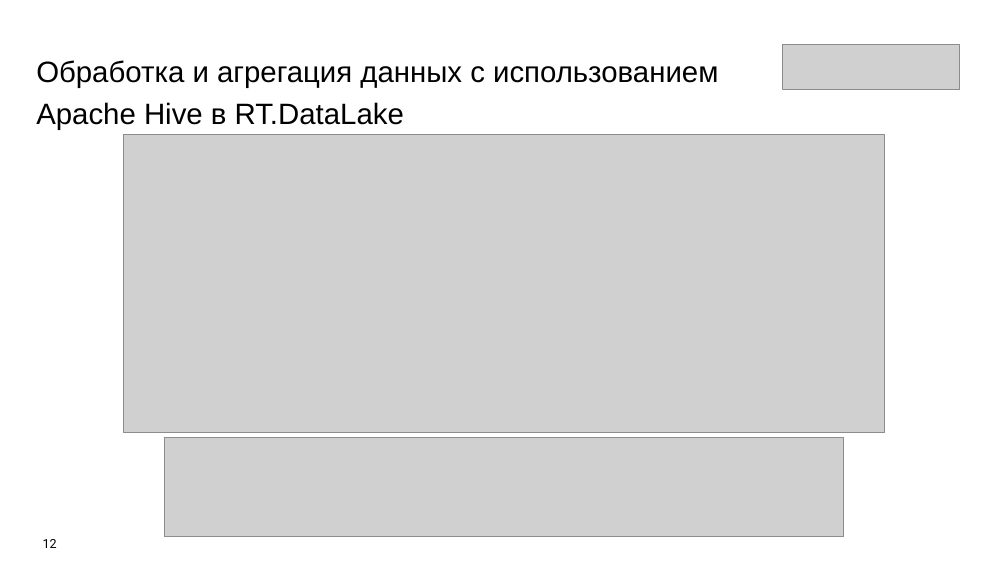
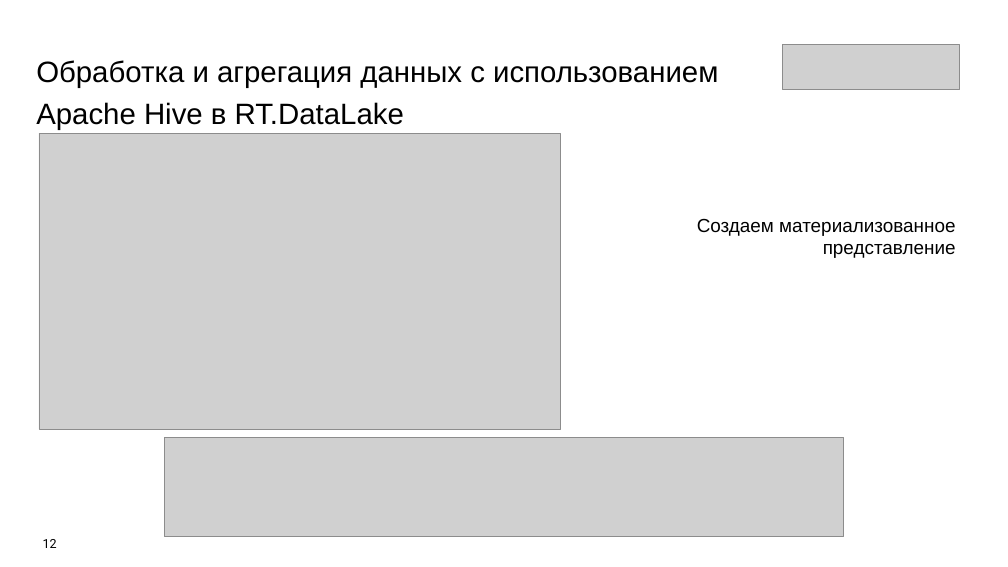
Before and after one commit to Olmeor/Data-engineer_Rostelecom_programming_school, a slide deck: slide 12 of Сertification/presentation.pptx. Drawn at 1008x567 pixels with LibreOffice and Linux fonts; fonts in the diff are those of the drawing; grey boxes stand for pictures. Boxes give left, top, right and bottom in pixels: in the first picture for what was removed or moved away, otherwise in the second. Text is boxed around its words. In the diff, an @@ line names an element or a change of style, - is before the commit and + after.

```diff
--- a/Сertification/presentation.pptx
+++ b/Сertification/presentation.pptx
@@ picture: place and size @@
-picture at [123,135,884,433]
+picture at [39,133,561,430]
@@ text added at [697,219,956,258], 18 pt, text #000000 @@
+Создаем материализованное представление
```
Also in this commit, not shown: 1 other slide changed, 1 other file.
